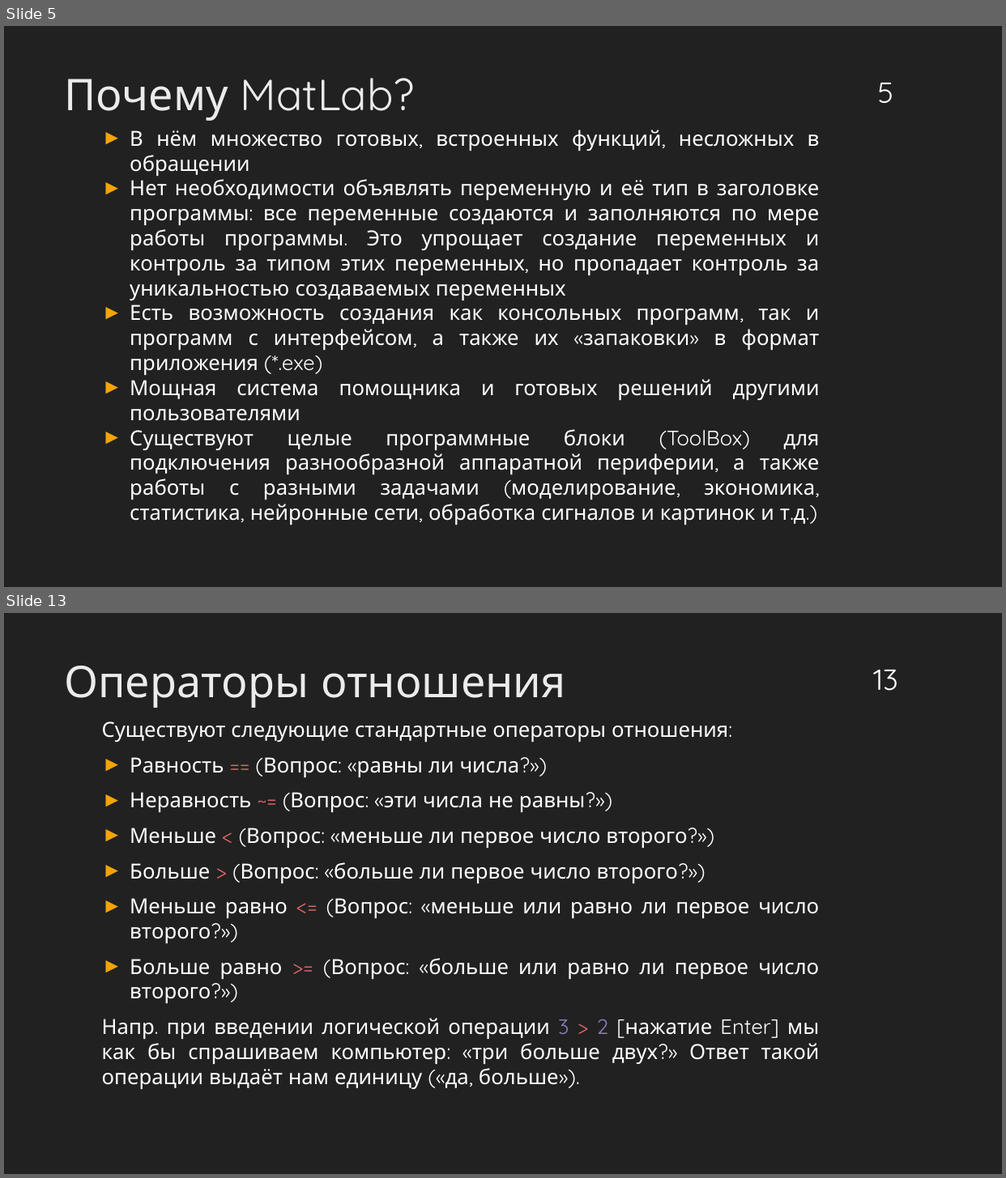
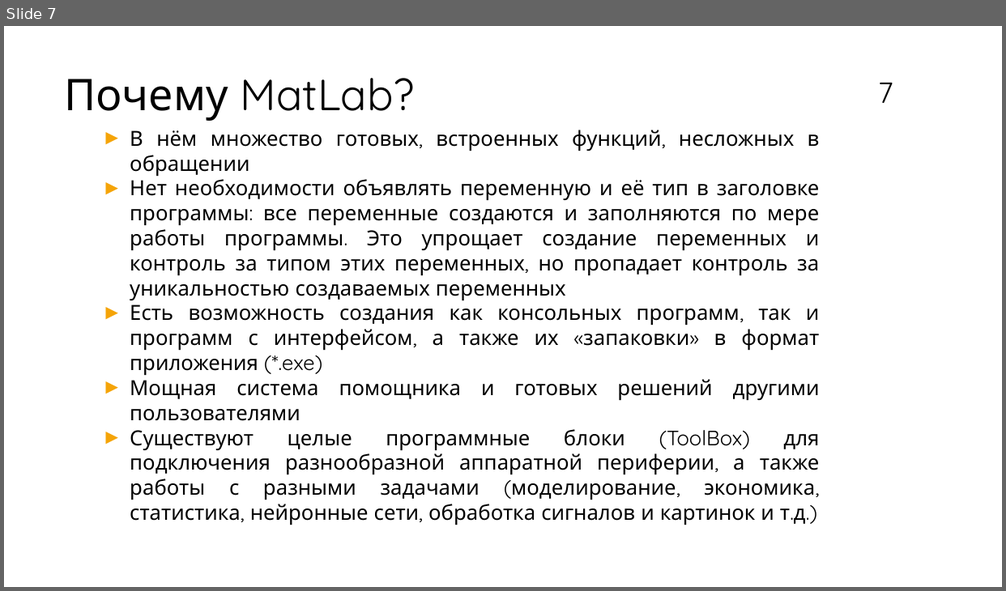
Before and after one commit to vsevernov/calculation-methods, a slide deck: 2023-2024/lectures/Лекция по MatLab №1.pptx. Shown one above the other, each under a label of ours: slides 5 and 13 before the commit, slide 7 after it; the slides between them are not shown. The pictures are 1006x1178 and 1006x591 pixels, drawn with LibreOffice and Linux fonts; fonts in the diff are those of the drawing. Boxes give left, top, right and bottom in pixels: in the first picture for what was removed or moved away, otherwise in the second. Text is boxed around its words. In the diff, an @@ line names an element or a change of style, - is before the commit and + after.

```diff
--- a/2023-2024/lectures/Лекция по MatLab №1.pptx
+++ b/2023-2024/lectures/Лекция по MatLab №1.pptx
@@ slide 13 removed at [4,613,1002,1174], background #212121 @@
@@ text removed at [64,666,565,708] @@
-Операторы отношения
@@ page number removed at [873,670,898,691] @@
-13
@@ text removed at [102,722,820,1089] @@
-Существуют следующие стандартные операторы отношения:
-► Равность == (Вопрос: «равны ли числа?»)
-► Неравность ~= (Вопрос: «эти числа не равны?»)
-► Меньше < (Вопрос: «меньше ли первое число второго?»)
-► Больше > (Вопрос: «больше ли первое число второго?»)
-► Меньше равно <= (Вопрос: «меньше или равно ли первое число второго?»)
-► Больше равно >= (Вопрос: «больше или равно ли первое число второго?»)
-Напр. при введении логической операции 3 > 2 [нажатие Enter] мы как бы спрашиваем компьютер: «три больше двух?» Ответ такой операции выдаёт нам единицу («да, больше»).
@@ what was slide 5 is now slide 7 @@
@@ slide 7 changed as well @@
@@ background #212121 to #FFFFFF @@
@@ text "Почему MatLab?" at [64,78,415,121]: text colour #EBEBEB to #000000 @@
@@ page number at [878,83,893,103]: text changed; text colour #FFFFFF to #000000 @@
-5
+7
@@ text "В нём множество готовых, встроенных ..." at [130,130,820,525]: text colour #FFFFFF to #000000 @@
```
Also in this commit, not shown: 5 other slides changed, 2 slides added, 14 other slides removed.
